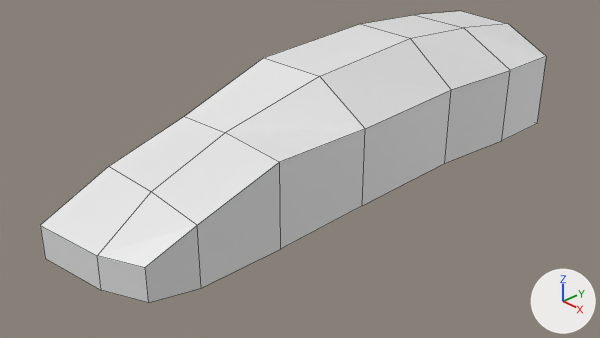
The Blender file lamborgini.blend, before and after one commit.
Before and after are seen from the file's camera 'Camera'. Lighting does not change. The marker at lower right points along +X, +Y and +Z. Mesh edges are drawn as thin lines. The same objects are shown in both versions, whatever each file hides.
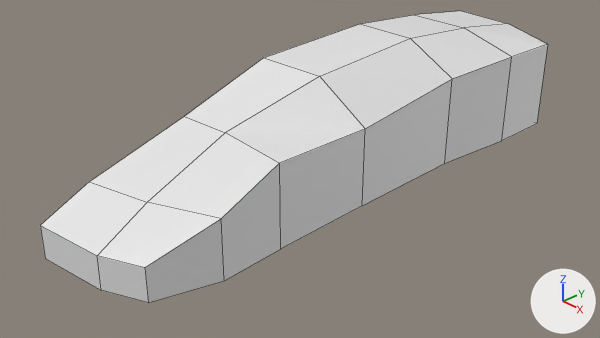
Changed parts and their boxes (x1, y1, x2, y2) in the pictures (600 x 338 px; the box of a moved part takes in the faces that stretch with it):
'Cube', reshaped
    before: (40, 11, 546, 303)
    after: (40, 11, 548, 303)
part 1 of me_cube, moved or reshaped
    both: (40, 76, 365, 303)
part 2 of me_cube, moved or reshaped
    before: (320, 24, 546, 206)
    after: (320, 24, 548, 206)

The change in detail:
me_cube has 32 vertices, 22 faces and spans x 0.0..1.68, y -3.73..3.38, z 0.14..1.72.
me_cube is used by ob_cube; location (0.0, 0.0, 0.0).
Part 1, on me_cube:
Vertex 4 of me_cube moves from (0.0, -2.85, 0.94) at pixel (108, 166) to (0.0, -3.11, 0.84) at pixel (89, 181).
Vertex 5 of me_cube moves from (1.58, -2.85, 0.14) at pixel (201, 288) to (1.64, -2.6, 0.14) at pixel (224, 280).
Vertex 6 of me_cube moves from (1.58, -2.85, 0.87) at pixel (197, 225) to (1.64, -2.6, 0.87) at pixel (221, 218).
Vertex 11 of me_cube moves from (0.81, -2.85, 0.94) at pixel (151, 191) to (0.81, -2.91, 0.84) at pixel (147, 202).
Vertex 25 of me_cube moves from (1.63, -1.82, 1.22) at pixel (279, 162) to (1.63, -1.82, 1.21) at pixel (279, 163).
Part 2, on me_cube:
Vertex 0 of me_cube moves from (1.68, 3.11, 1.22) at pixel (546, 56) to (1.68, 3.11, 1.39) at pixel (547, 44).
Vertex 22 of me_cube moves from (1.57, 1.11, 1.22) at pixel (451, 89) to (1.57, 1.11, 1.37) at pixel (452, 78).
Vertex 30 of me_cube moves from (1.67, 2.25, 1.22) at pixel (510, 70) to (1.67, 2.25, 1.41) at pixel (511, 56).
